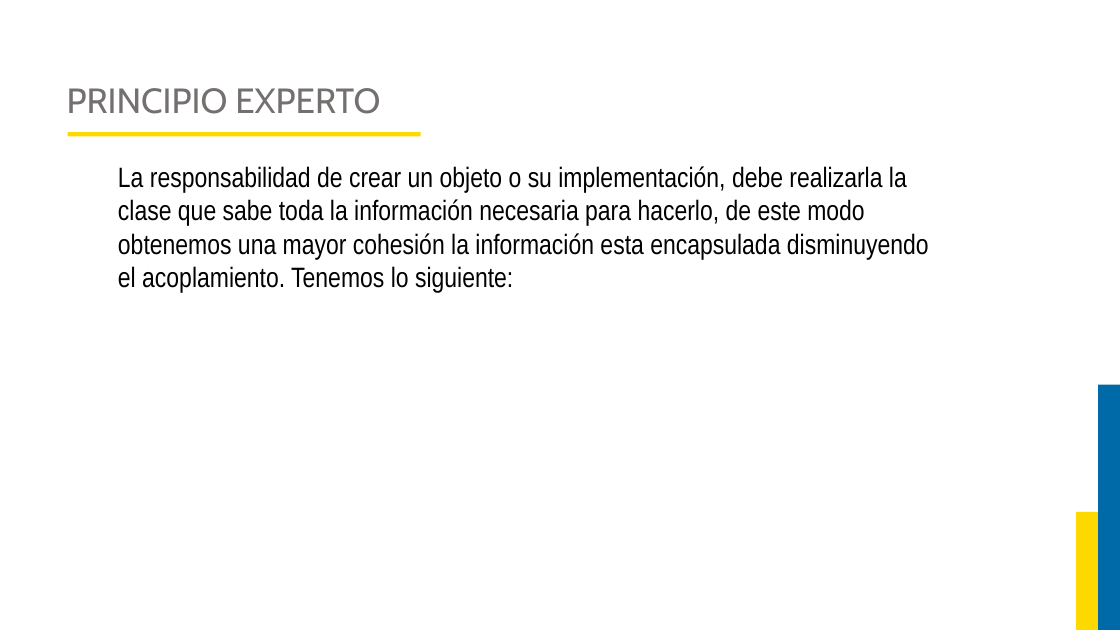
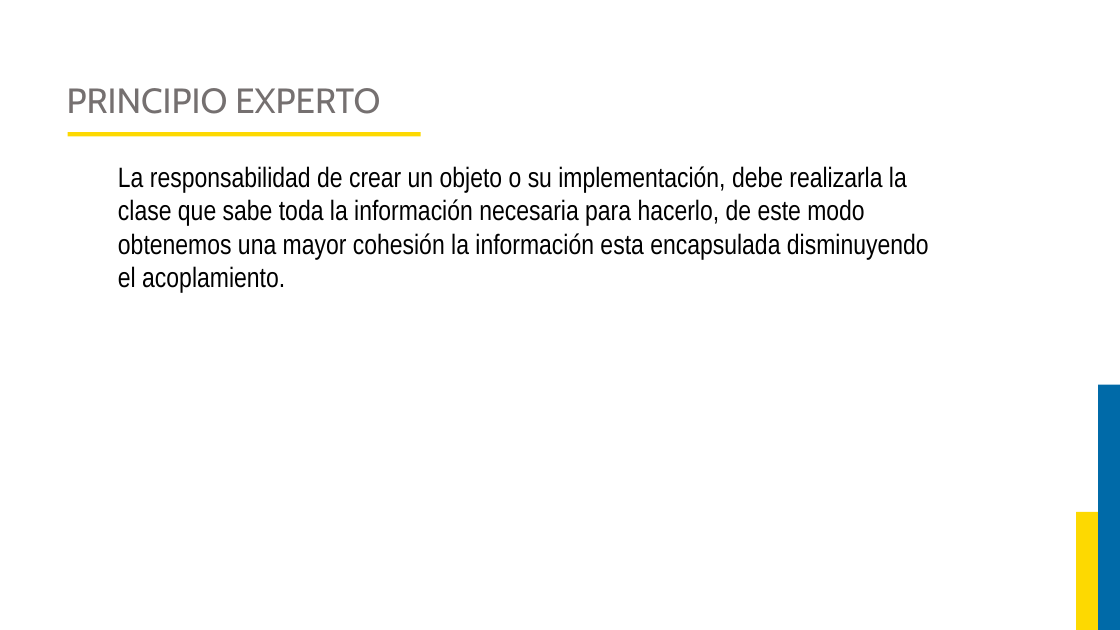
Before and after one commit to JorgeAlejandroAguirreGutierrez/proyecto-luis, a slide deck: slide 79 of Curso Ingenieria del Software 2/DIAPOSITIVAS DE INGENIERIA DEL SOFTWARE 2.pptx (slide 75 before the commit). Drawn at 1120x630 pixels with LibreOffice and Linux fonts; fonts in the diff are those of the drawing; background and template pictures are left out. Boxes give left, top, right and bottom in pixels: in the first picture for what was removed or moved away, otherwise in the second. Text is boxed around its words. In the diff, an @@ line names an element or a change of style, - is before the commit and + after.

```diff
--- a/Curso Ingenieria del Software 2/DIAPOSITIVAS DE INGENIERIA DEL SOFTWARE 2.pptx
+++ b/Curso Ingenieria del Software 2/DIAPOSITIVAS DE INGENIERIA DEL SOFTWARE 2.pptx
@@ text at (118, 166, 929, 293): text changed @@
-La responsabilidad de crear un objeto o su implementación, debe realizarla la clase que sabe toda la información necesaria para hacerlo, de este modo obtenemos una mayor cohesión la información esta encapsulada disminuyendo el acoplamiento. Tenemos lo siguiente:
+La responsabilidad de crear un objeto o su implementación, debe realizarla la clase que sabe toda la información necesaria para hacerlo, de este modo obtenemos una mayor cohesión la información esta encapsulada disminuyendo el acoplamiento.
```
Also in this commit, not shown: 9 other slides changed, 4 slides added, 18 other files.
